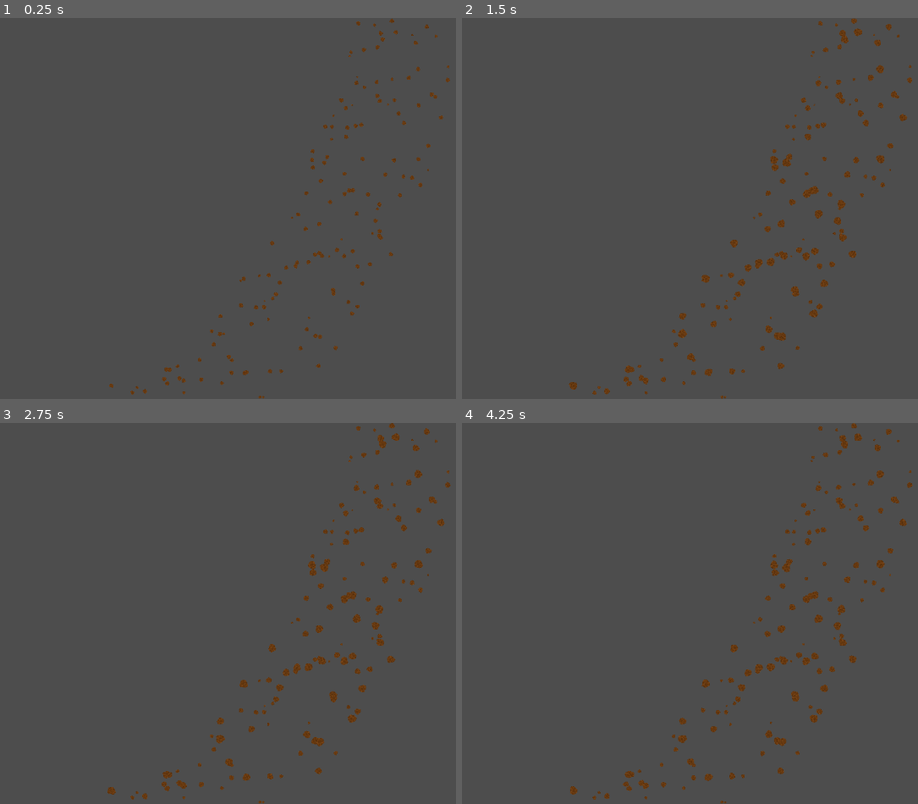
Above: before the commit, frames 1-4 (two rows, left to right).
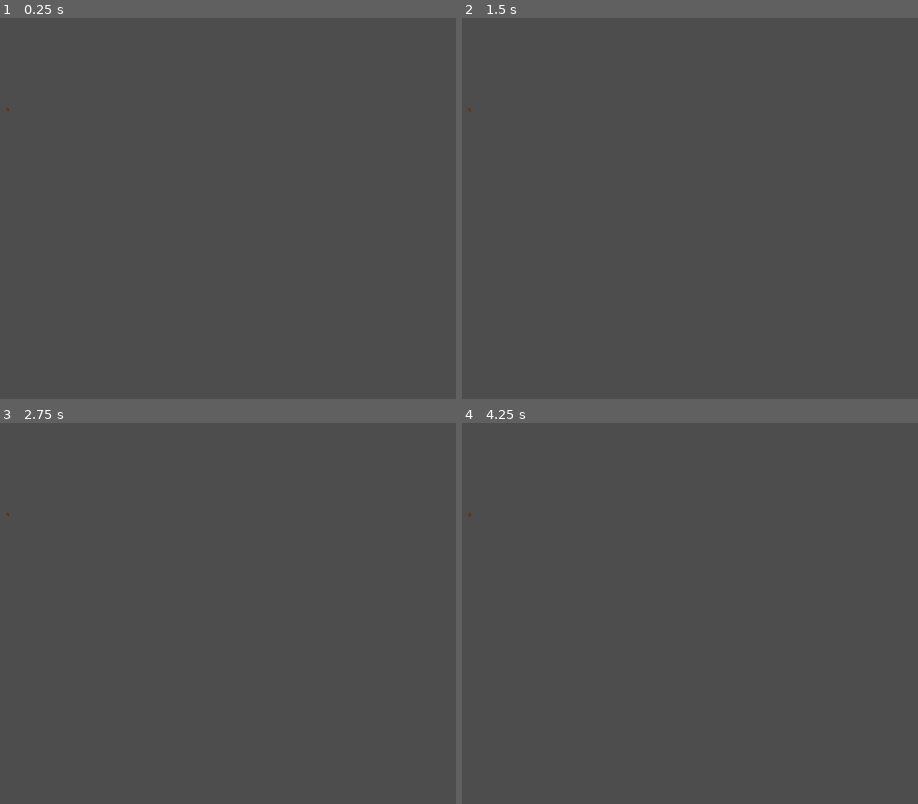
Above: after the commit, the same moments.

Repository: Birb-Games/gmtk-2025
Game: Godot game, scene res://scenes/asteroid_field.tscn
Two runs of this game, one before a commit and one after it. Both use one fixed random seed, a clock stepped at 60 frames per second and the inputs below. This scene is started directly instead of the project's main scene.
Inputs (mouse positions are in pixels of both pictures, inside the frame that each line leads up to):
- Up to frame 1 (0.25 s): no input
- Up to frame 2 (1.5 s): move the mouse to (872, 189) at 0.52 s; press the mouse at (872, 189) at 0.53 s; hold Right (right) 0.53-1.28 s; tap Enter at 1.25 s; move the mouse to (589, 227) at 1.27 s; release the mouse at (589, 227) at 1.28 s; hold Down (down) from 1.28 s (still down); tap Mouse wheel up (zoom_camera_in) at 1.35 s
- Up to frame 3 (2.75 s): move the mouse to (328, 529) at 2.02 s; release Down (down) at 2.03 s; hold Right (right) from 2.03 s (still down); tap Mouse wheel down (zoom_camera_out) at 2.1 s
- Up to frame 4 (4.25 s): move the mouse to (690, 689) at 2.77 s; release Right (right) at 2.78 s; hold Up (up) 2.78-3.53 s; click (690, 689) at 2.85 s; tap Space at 3.5 s; move the mouse to (outside the picture) at 3.52 s; hold A (left) from 3.53 s (still down); tap Mouse wheel up (zoom_camera_in) at 3.6 s

The runs differ from the first frame. In frame 1, 1.0% of the frame differs, in the area x 1-99%, y 0-100%; in frame 2, 2.1%; in frame 3, 2.1%; in frame 4, 2.1%.
Error in both runs: Attempt to call function 'get_total_gravity_force' in base 'null instance' on a null instance. (res://scripts/space_object.gd:25)

Commit message:
added debris + some other small changes

Diff:
--- a/scenes/asteroid_field.tscn
+++ b/scenes/asteroid_field.tscn
@@ -4,4 +4,3 @@
 
 [node name="AsteroidField" type="Node2D"]
 script = ExtResource("1_hms1a")
-asteroid_count = 1000
--- /dev/null
+++ b/scenes/debris.tscn
@@ -0,0 +1,16 @@
+[gd_scene load_steps=4 format=3 uid="uid://dir8wcbllcrq7"]
+
+[ext_resource type="PackedScene" uid="uid://x5sp1y0y178q" path="res://scenes/space_object.tscn" id="1_s4vdx"]
+[ext_resource type="Texture2D" uid="uid://dancjjfamfb8r" path="res://assets/textures/debris.png" id="2_1ysct"]
+[ext_resource type="Script" uid="uid://dt87asenpbhwq" path="res://scripts/debris.gd" id="2_fmh6o"]
+
+[node name="Debris" instance=ExtResource("1_s4vdx")]
+script = ExtResource("2_fmh6o")
+mass = 0.1
+
+[node name="Sprite2D" parent="." index="0"]
+scale = Vector2(3, 3)
+texture = ExtResource("2_1ysct")
+rotation_speed = 0.196
+
+[connection signal="area_entered" from="." to="." method="_on_area_entered"]
--- a/scenes/moon.tscn
+++ b/scenes/moon.tscn
@@ -1,7 +1,7 @@
 [gd_scene load_steps=4 format=3 uid="uid://cfnsaojiroi77"]
 
 [ext_resource type="PackedScene" uid="uid://x5sp1y0y178q" path="res://scenes/space_object.tscn" id="1_jmpwg"]
-[ext_resource type="Texture2D" uid="uid://cxp03devbq75m" path="res://assets/textures/small_planet.png" id="2_hxnfn"]
+[ext_resource type="Texture2D" uid="uid://cxp03devbq75m" path="res://assets/textures/moon.png" id="2_hxnfn"]
 
 [sub_resource type="CircleShape2D" id="CircleShape2D_cktii"]
 radius = 24.0208
--- a/scenes/planet.tscn
+++ b/scenes/planet.tscn
@@ -11,6 +11,7 @@
 script = ExtResource("1_h8ms6")
 center_object = NodePath("Earth")
 asteroid_scene = ExtResource("2_0k1rn")
+asteroid_spawn_time = null
 
 [node name="PlayerSatellite" parent="." instance=ExtResource("1_cktii")]
 position = Vector2(0, -152)
--- a/scenes/player_satellite.tscn
+++ b/scenes/player_satellite.tscn
@@ -1,8 +1,9 @@
-[gd_scene load_steps=8 format=3 uid="uid://cxo4kp71j6amn"]
+[gd_scene load_steps=9 format=3 uid="uid://cxo4kp71j6amn"]
 
 [ext_resource type="Script" uid="uid://k4d5f4j33mxx" path="res://scripts/player_satellite.gd" id="1_jnxjw"]
 [ext_resource type="Texture2D" uid="uid://cyc277ke1frt4" path="res://assets/textures/satellite.png" id="1_qonnx"]
 [ext_resource type="PackedScene" uid="uid://cx3nupylfohle" path="res://scenes/bullet.tscn" id="2_8f2cm"]
+[ext_resource type="PackedScene" uid="uid://dir8wcbllcrq7" path="res://scenes/debris.tscn" id="3_u44sl"]
 
 [sub_resource type="AtlasTexture" id="AtlasTexture_jnxjw"]
 atlas = ExtResource("1_qonnx")
@@ -32,6 +33,7 @@
 [node name="PlayerSatellite" type="Area2D"]
 script = ExtResource("1_jnxjw")
 bullet_scene = ExtResource("2_8f2cm")
+debris_scene = ExtResource("3_u44sl")
 
 [node name="AnimatedSprite2D" type="AnimatedSprite2D" parent="."]
 scale = Vector2(1.5, 1.5)
--- a/scripts/asteroid.gd
+++ b/scripts/asteroid.gd
@@ -47,5 +47,5 @@
 		explode()
 	if area is Player:
 		explode()
-	if area is SpaceObject and area is not Asteroid:
+	if area is SpaceObject and area is not Asteroid and area is not Debris:
 		explode()
--- a/scripts/asteroid_field_generator.gd
+++ b/scripts/asteroid_field_generator.gd
@@ -1,8 +1,8 @@
 extends Node2D
 
-@export var inner_radius: int = 700
-@export var outer_radius: int = 900
-@export var asteroid_count: int = 100
+@export var inner_radius: int = 200
+@export var outer_radius: int = 300
+@export var asteroid_count: int = 16
 
 var asteroid_scene: PackedScene = preload("res://scenes/asteroid.tscn")
 
--- /dev/null
+++ b/scripts/debris.gd
@@ -0,0 +1,19 @@
+class_name Debris
+
+extends SpaceObject
+
+const LIFETIME: float = 10.0
+var lifetimer_timer: float = LIFETIME
+
+func _process(delta: float) -> void:
+	lifetimer_timer -= delta
+	simulate_physics(delta)
+
+	if lifetimer_timer < 0.0:
+		queue_free()
+
+func _on_area_entered(area: Area2D) -> void:
+	if area is SpaceObject and area is not Debris and area is not Asteroid:
+		queue_free()
+	elif area is Player:
+		queue_free()
--- a/scripts/level.gd
+++ b/scripts/level.gd
@@ -55,5 +55,7 @@
 		if child is SpaceObject:
 			if child is Asteroid:
 				continue
+			if child is Debris:
+				continue
 			total_force += GravitySim.get_gravity_force(object, child)
 	return total_force
--- a/scripts/player_satellite.gd
+++ b/scripts/player_satellite.gd
@@ -11,6 +11,7 @@
 @export var min_dist: float = 128.0
 @export var max_dist: float = 400.0
 @export var bullet_scene: PackedScene
+@export var debris_scene: PackedScene
 var reverse_timer: float = 0.0
 var shoot_timer: float = 0.0
 
@@ -71,6 +72,15 @@
 		explode()
 
 func explode():
+	for i in range(15):
+		var angle = randf() * 2.0 * PI
+		var debris: SpaceObject = debris_scene.instantiate()
+		var dist = randf() * 15.0
+		var debris_scale = randf_range(0.25, 0.5)
+		debris.scale = Vector2(debris_scale, debris_scale)
+		debris.position = position + dist * Vector2(cos(angle), sin(angle))
+		debris.velocity = Vector2(cos(angle), sin(angle)) * 80.0
+		level.call_deferred("add_child", debris)
 	queue_free()
 
 func _on_area_entered(area: Area2D) -> void:
@@ -79,5 +89,7 @@
 			health -= 1
 		else:
 			health = 0
+	elif area is Debris:
+		health -= 1
 	elif area is SpaceObject:
 		health = 0
--- a/scripts/space_object.gd
+++ b/scripts/space_object.gd
@@ -42,3 +42,5 @@
 	var speed = sqrt(dist * force.length() / mass)
 	var dir = Vector2(-diff.y, diff.x)
 	velocity = dir.normalized() * speed
+	if randi() % 2 == 0:
+		velocity *= -1.0
Binary file removed: assets/textures/cannon_base.png
Binary file added: assets/textures/debris.png
Not shown, changed: assets/textures/debris.png.import
Renamed: assets/textures/small_planet.png -> assets/textures/moon.png
Not shown, changed: assets/textures/moon.png.import
Not shown, added: scripts/debris.gd.uid
